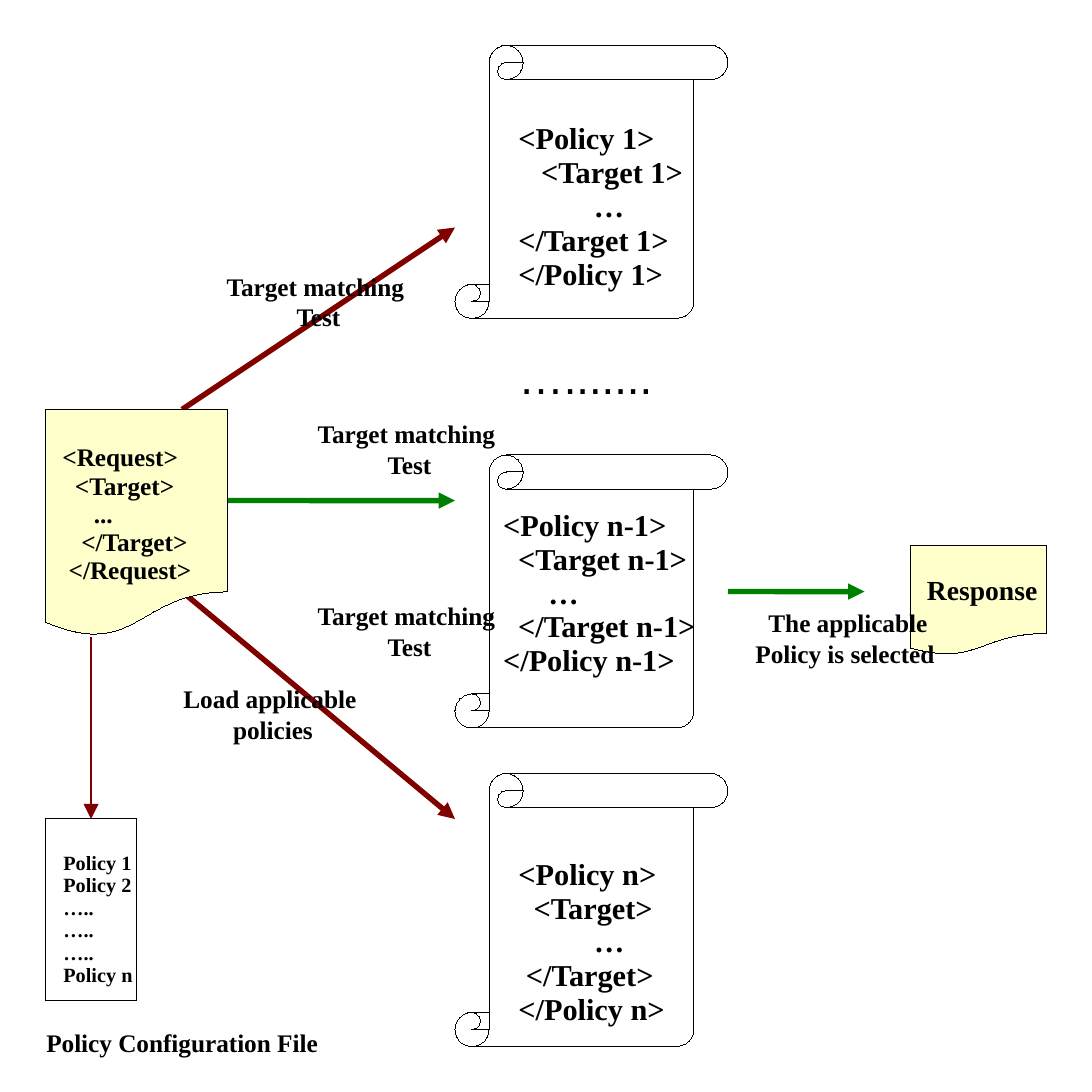
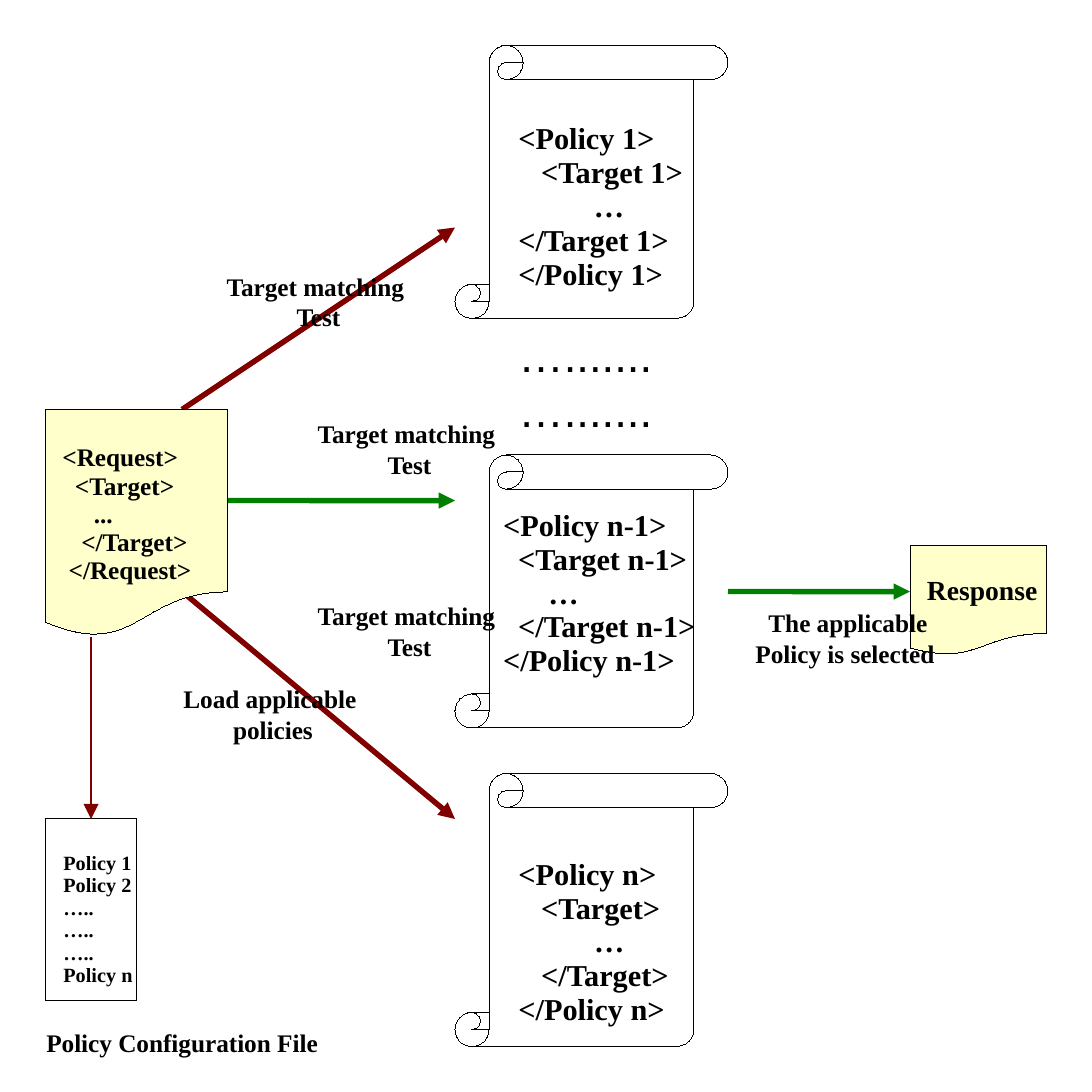
Before and after one commit to wsgan001/icpe-2012, a slide deck: slide 1 of requestevaluation.odp. Drawn at 1092x1092 pixels with LibreOffice and Linux fonts; fonts in the diff are those of the drawing. Boxes give left, top, right and bottom in pixels: in the first picture for what was removed or moved away, otherwise in the second. Text is boxed around its words. In the diff, an @@ line names an element or a change of style, - is before the commit and + after.

```diff
--- a/requestevaluation.odp
+++ b/requestevaluation.odp
@@ text at (500,318,682,439): paragraph added @@
+….......
@@ text "….......": place and size @@
-text "…......." at (500,340,682,410)
+text "…......." at (500,318,682,439)
@@ arrow moved from (728, 592) - (864, 592) to (728, 592) - (910, 592) @@
@@ text "<Policy n>" rewrapped from (518,864,665,1027) to (518,864,669,1027) @@
```
Also in this commit, not shown: 10 other files.
